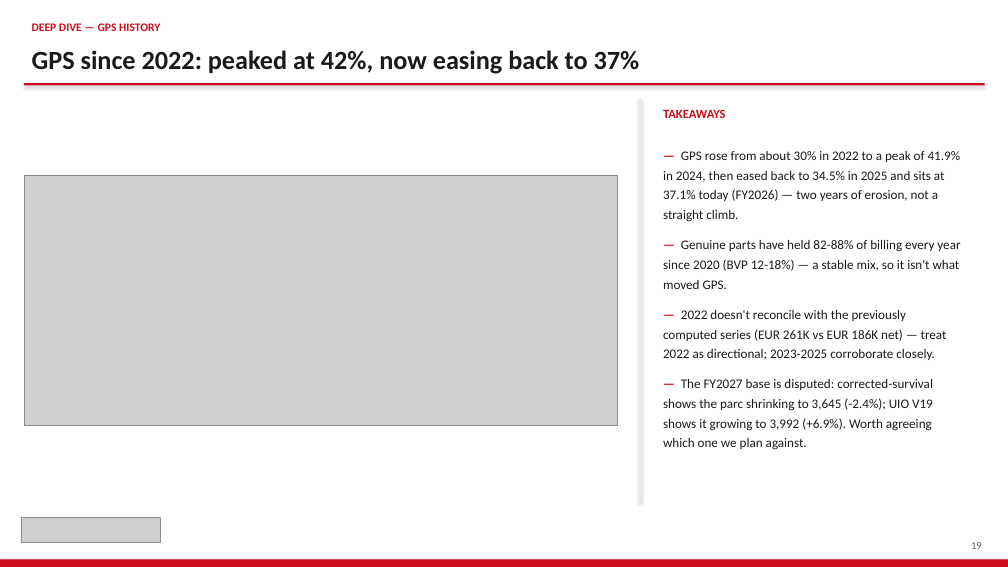
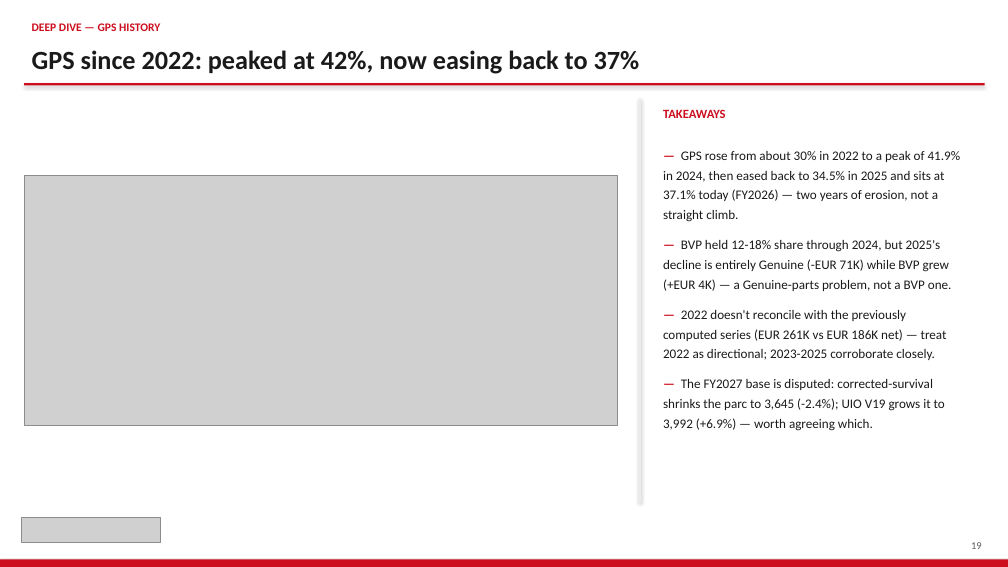
Before and after one commit to jeromio1987/ISZE, a slide deck: slide 19 of 09_meetings/HUNGARY_Sales_Review_2026/ISZE_HUNGARY_Sales_Review_FY2027.pptx. Drawn at 1008x567 pixels with LibreOffice and Linux fonts; fonts in the diff are those of the drawing; grey boxes stand for pictures. Boxes give left, top, right and bottom in pixels: in the first picture for what was removed or moved away, otherwise in the second. Text is boxed around its words. In the diff, an @@ line names an element or a change of style, - is before the commit and + after.

```diff
--- a/09_meetings/HUNGARY_Sales_Review_2026/ISZE_HUNGARY_Sales_Review_FY2027.pptx
+++ b/09_meetings/HUNGARY_Sales_Review_2026/ISZE_HUNGARY_Sales_Review_FY2027.pptx
@@ text at [663, 240, 952, 291]: text changed @@
-— Genuine parts have held 82-88% of billing every year since 2020 (BVP 12-18%) — a stable mix, so it isn't what moved GPS.
+— BVP held 12-18% share through 2024, but 2025's decline is entirely Genuine (-EUR 71K) while BVP grew (+EUR 4K) — a Genuine-parts problem, not a BVP one.
@@ text at [663, 379, 945, 431]: text changed @@
-— The FY2027 base is disputed: corrected-survival shows the parc shrinking to 3,645 (-2.4%); UIO V19 shows it growing to 3,992 (+6.9%). Worth agreeing which one we plan against.
+— The FY2027 base is disputed: corrected-survival shrinks the parc to 3,645 (-2.4%); UIO V19 grows it to 3,992 (+6.9%) — worth agreeing which.
```
Also in this commit, not shown: 1 other slide changed, 1 other file.
